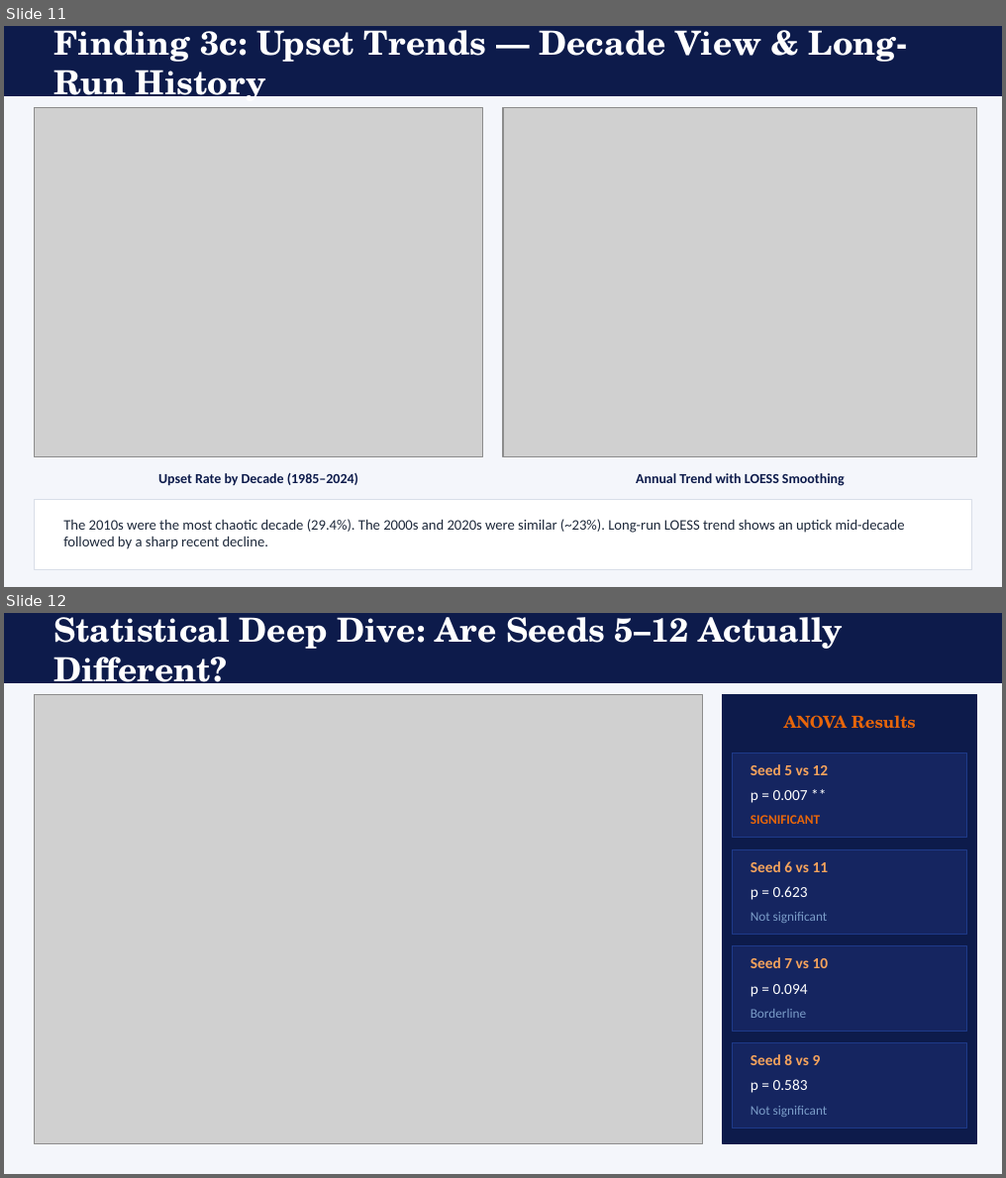
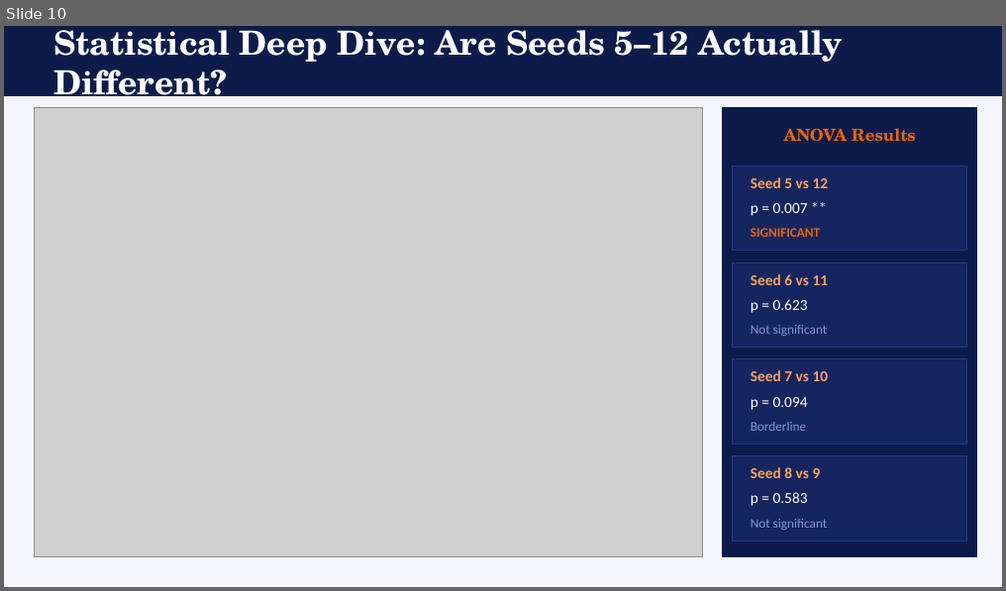
Before and after one commit to connorcorrenti/March-Madness-Project, a slide deck: MarchMadness_Analysis.pptx. Shown one above the other, each under a label of ours: slides 11 and 12 before the commit, slide 10 after it. The pictures are 1006x1178 and 1006x591 pixels, drawn with LibreOffice and Linux fonts; fonts in the diff are those of the drawing; grey boxes stand for pictures. Boxes give left, top, right and bottom in pixels: in the first picture for what was removed or moved away, otherwise in the second. Text is boxed around its words. In the diff, an @@ line names an element or a change of style, - is before the commit and + after.

```diff
--- a/MarchMadness_Analysis.pptx
+++ b/MarchMadness_Analysis.pptx
@@ slide 11 removed at (4,26,1002,587), background #F4F6FB @@
@@ rectangle removed at (4,26,1002,96) @@
@@ text removed at (54,30,908,106) @@
-Finding 3c: Upset Trends — Decade View & Long-Run History
@@ picture removed at (34,108,483,457) @@
@@ picture removed at (503,108,977,457) @@
@@ rectangle removed at (34,500,972,570) @@
@@ text removed at (158,473,358,486) @@
-Upset Rate by Decade (1985–2024)
@@ text removed at (636,473,845,486) @@
-Annual Trend with LOESS Smoothing
@@ text removed at (63,519,905,550) @@
-The 2010s were the most chaotic decade (29.4%). The 2000s and 2020s were similar (~23%). Long-run LOESS trend shows an uptick mid-decade followed by a sharp recent decline.
@@ what was slide 12 is now slide 10 @@
```
Also in this commit, not shown: 2 slides changed, 2 other slides removed.
